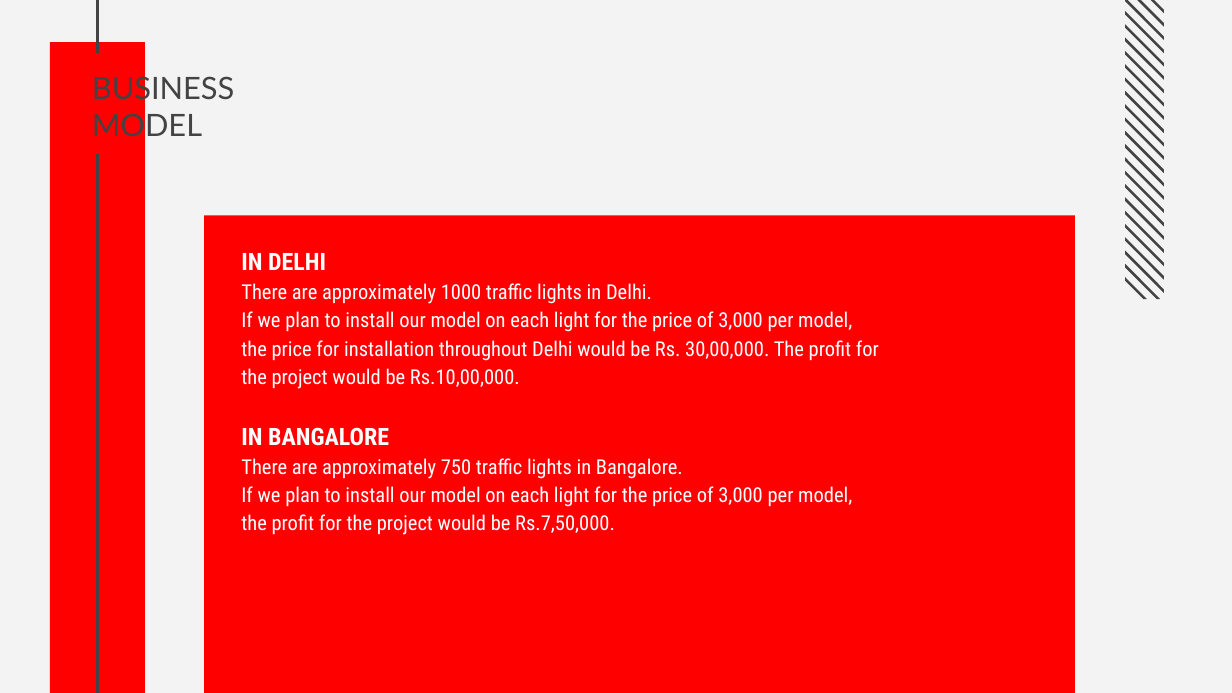
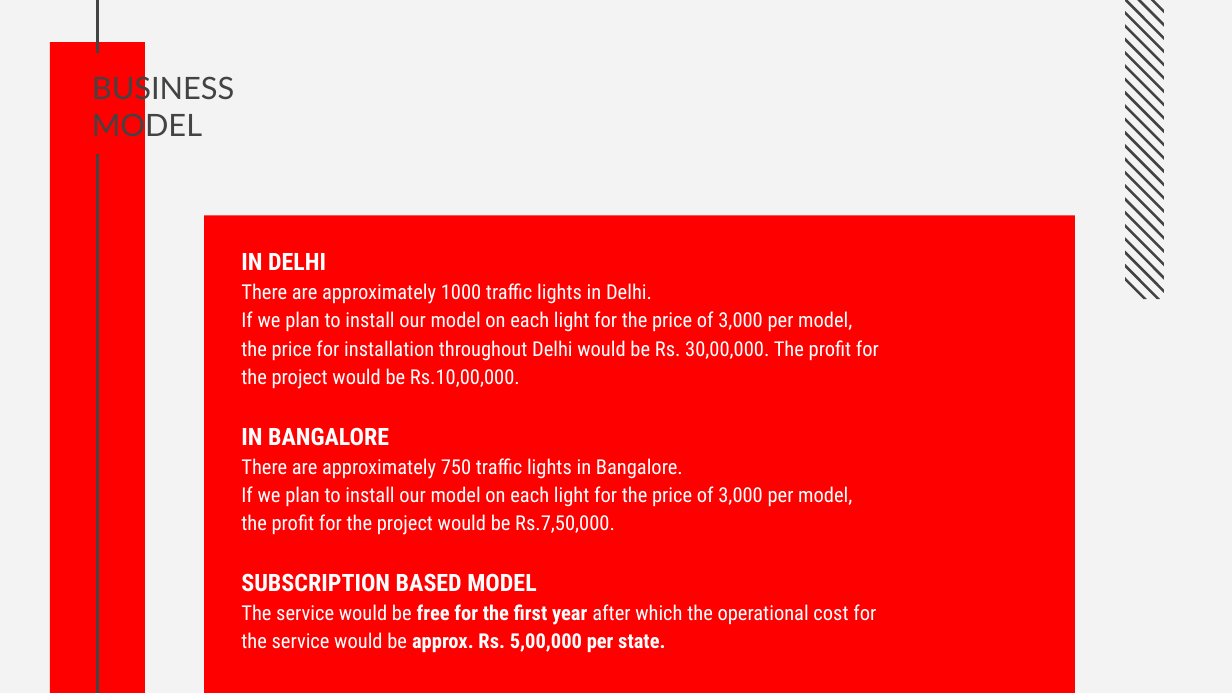
Before and after one commit to Sharan420/Traffic-Classifier, a slide deck: slide 8 of ppt.pptx. Drawn at 1232x693 pixels with LibreOffice and Linux fonts; fonts in the diff are those of the drawing. Boxes give left, top, right and bottom in pixels: in the first picture for what was removed or moved away, otherwise in the second. Text is boxed around its words. In the diff, an @@ line names an element or a change of style, - is before the commit and + after.

```diff
--- a/ppt.pptx
+++ b/ppt.pptx
@@ text at <box>241,573,876,653</box>: paragraphs added @@
+SUBSCRIPTION BASED MODEL
+The service would be free for the first year after which the operational cost for the service would be approx. Rs. 5,00,000 per state.
```
